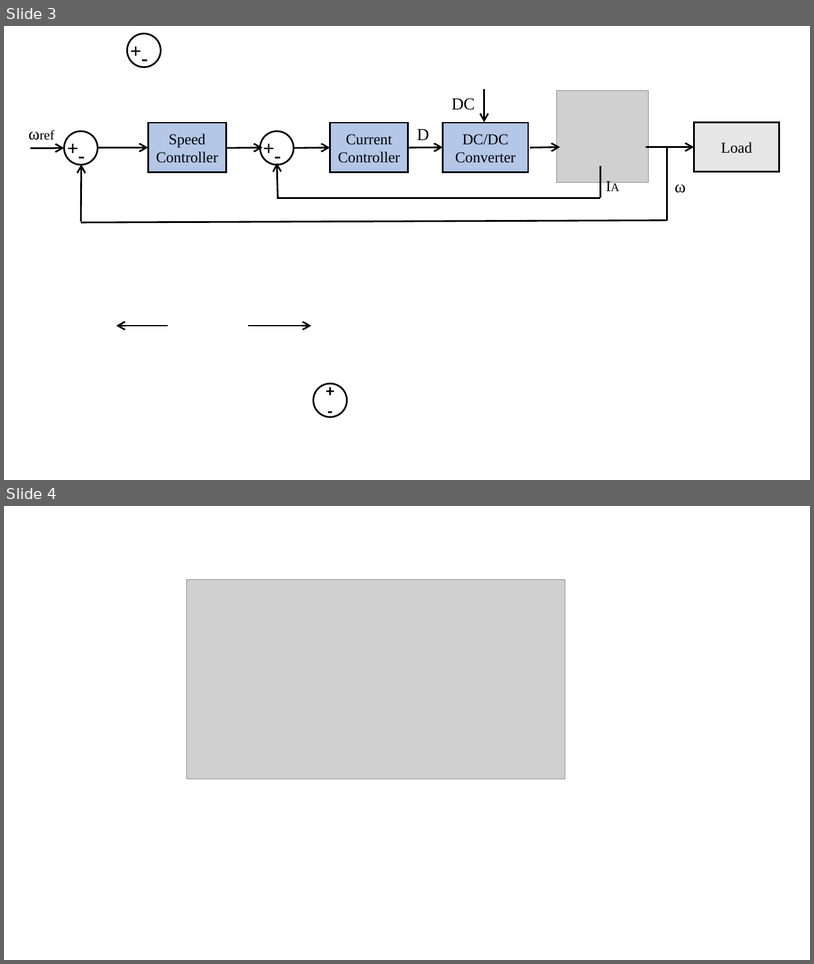
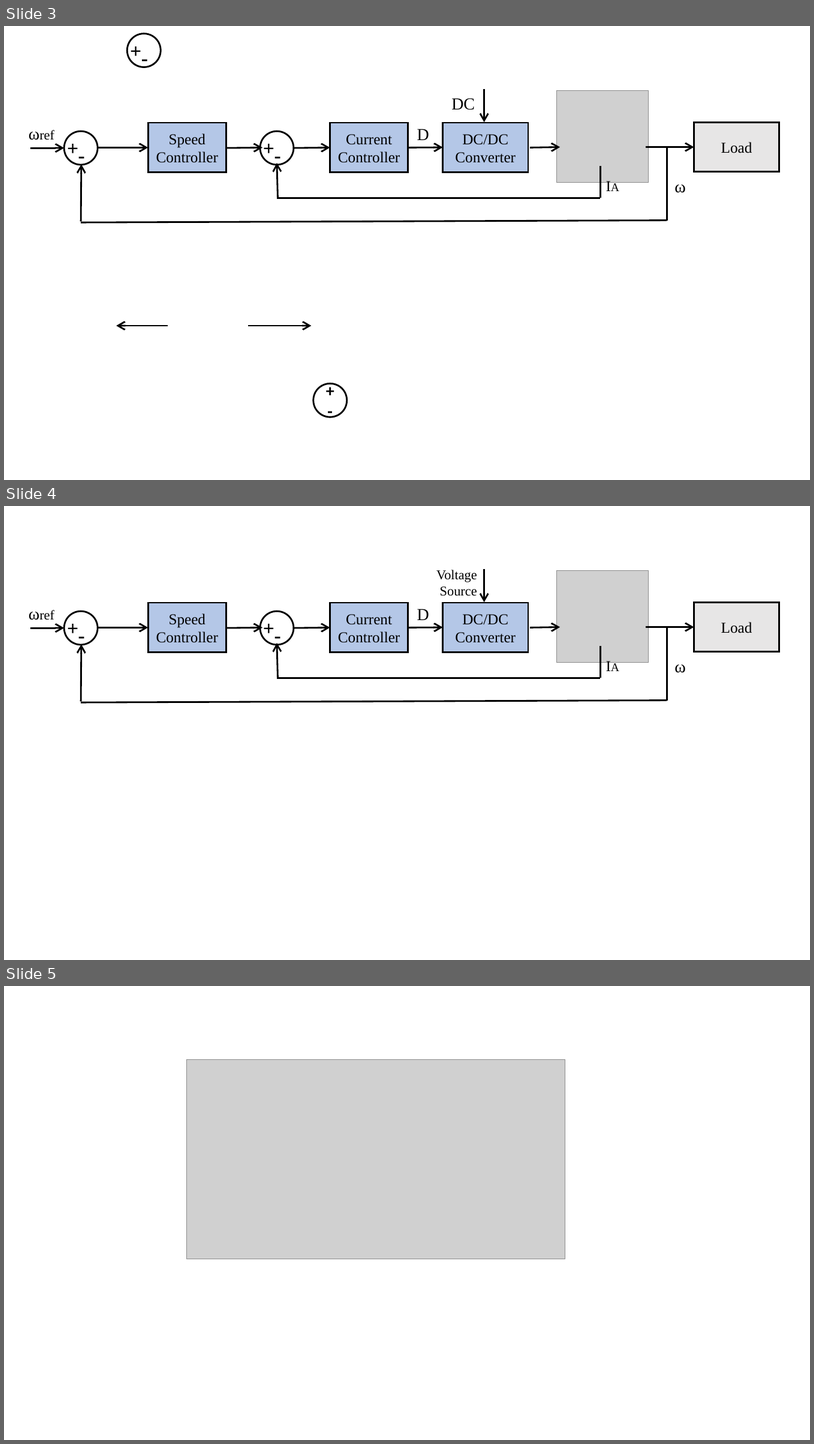
Before and after one commit to EnesAyaz/WPTMotor, a slide deck: Thesis/Visio/chapter-3/MotorDrive.pptx. Shown one above the other, each under a label of ours: slides 3 and 4 before the commit, slides 3, 4 and 5 after it. The pictures are 814x964 and 814x1444 pixels, drawn with LibreOffice and Linux fonts; fonts in the diff are those of the drawing; grey boxes stand for pictures. Boxes give left, top, right and bottom in pixels: in the first picture for what was removed or moved away, otherwise in the second. Text is boxed around its words. In the diff, an @@ line names an element or a change of style, - is before the commit and + after.

```diff
--- a/Thesis/Visio/chapter-3/MotorDrive.pptx
+++ b/Thesis/Visio/chapter-3/MotorDrive.pptx
@@ slide 4 added at box(4, 506, 810, 960), background #FFFFFF @@
@@ text added at box(437, 570, 477, 596), 16 pt, text #000000 @@
+Voltage
+Source
@@ arrow added from (485, 570) to (485, 602), #000000 2 pt @@
@@ picture added at box(557, 570, 649, 662) @@
@@ text added at box(23, 600, 83, 627), 16 pt, text #000000 @@
+ωref
@@ text added at box(61, 612, 84, 643), 24 pt, text #000000, bold @@
++
@@ ellipse added at box(64, 611, 97, 645), fill #FFFFFF, outline #000000 2 pt @@
@@ rectangle added at box(148, 603, 226, 652), fill #B4C7E7, outline #000000 2 pt, 18 pt, text #000000 @@
+Speed Controller
@@ text added at box(257, 612, 281, 643), 24 pt, text #000000, bold @@
++
@@ ellipse added at box(260, 611, 294, 645), fill #FFFFFF, outline #000000 2 pt @@
@@ rectangle added at box(330, 603, 408, 652), fill #B4C7E7, outline #000000 2 pt, 18 pt, text #000000 @@
+Current Controller
@@ text added at box(417, 609, 429, 620), 20 pt, text #000000 @@
+D
@@ rectangle added at box(443, 603, 528, 652), fill #B4C7E7, outline #000000 2 pt, 18 pt, text #000000 @@
+DC/DC
+Converter
@@ rectangle added at box(694, 602, 780, 652), fill #E7E6E6, outline #000000 2 pt, 18 pt, text #000000 @@
+Load
@@ arrow added from (30, 628) to (64, 628), #000000 2 pt @@
@@ text added at box(72, 620, 91, 650), 24 pt, text #000000, bold @@
+-
@@ arrow added from (98, 628) to (148, 628), #000000 2 pt @@
@@ arrow added from (227, 628) to (263, 628), #000000 2 pt @@
@@ text added at box(269, 620, 287, 650), 24 pt, text #000000, bold @@
+-
@@ arrow added from (294, 628) to (330, 628), #000000 2 pt @@
@@ arrow added from (409, 628) to (443, 627), #000000 2 pt @@
@@ arrow added from (530, 628) to (561, 627), #000000 2 pt @@
@@ arrow added from (646, 627) to (694, 627), #000000 2 pt @@
@@ line added from (668, 627) to (668, 700), #000000 2 pt @@
@@ arrow added from (81, 702) to (81, 645), #000000 2 pt @@
@@ arrow added from (278, 678) to (277, 643), #000000 2 pt @@
@@ line added from (600, 646) to (600, 678), #000000 2 pt @@
@@ text added at box(600, 653, 626, 677), 18 pt, text #000000 @@
+IA
@@ text added at box(675, 664, 686, 673), 20 pt, text #000000 @@
+ω
@@ line added from (600, 678) to (278, 678), #000000 2 pt @@
@@ line added from (667, 700) to (81, 703), #000000 2 pt @@
@@ what was slide 4 is now slide 5 @@
```
Also in this commit, not shown: 3 other slides added, 19 other files.
